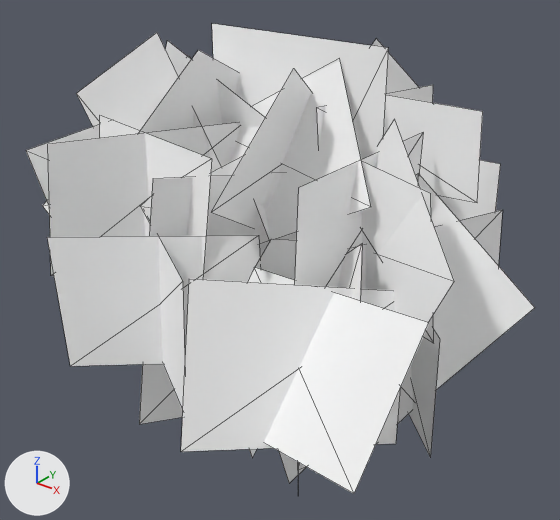
Two versions of the glTF model assets/models/Shrub_03.gltf, one commit apart.
Rendered twice from a 50 mm lens placed at (101.749, 1.796, 22.964), pointed at (100.546, 3.299, 22.031). The axes (+X, +Y, +Z) are drawn at lower left. The lights are the same throughout. The picture after the commit comes second. Mesh edges are drawn as thin lines.

In view in the first picture: 'Shrub_03'.
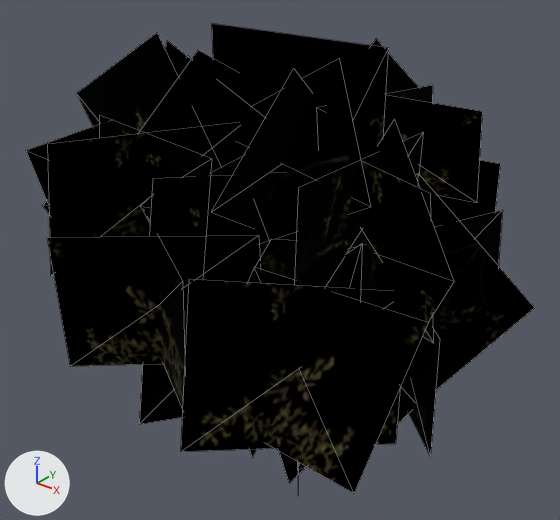
The newer file is also turned or shifted as a whole; pictures and numbers use the older file's frame.

Diff of the bpy script that builds the scene:
```diff
--- a/assets/models/Shrub_03.gltf.py
+++ b/assets/models/Shrub_03.gltf.py
@@ img_shrub_03_d_png @@
+img_shrub_03_d_png = load_image('shrub_03_d.png', '../textures/Shrub_03_D.png', 512, 512, 'sRGB')
@@ mat_shrub_03_d @@
 mat_shrub_03_d = principled_material('shrub_03_d')
-mat_shrub_03_d.base_color = (1.0, 1.0, 1.0)  # white #ffffff
+mat_shrub_03_d.texture = img_shrub_03_d_png
 mat_shrub_03_d.metallic = 1.0
```

Pixel boxes [x1, y1, x2, y2] of what changed, in the pictures (560 x 520 px):
'Shrub_03', surface changed (white to black): [26, 24, 535, 493] in both
